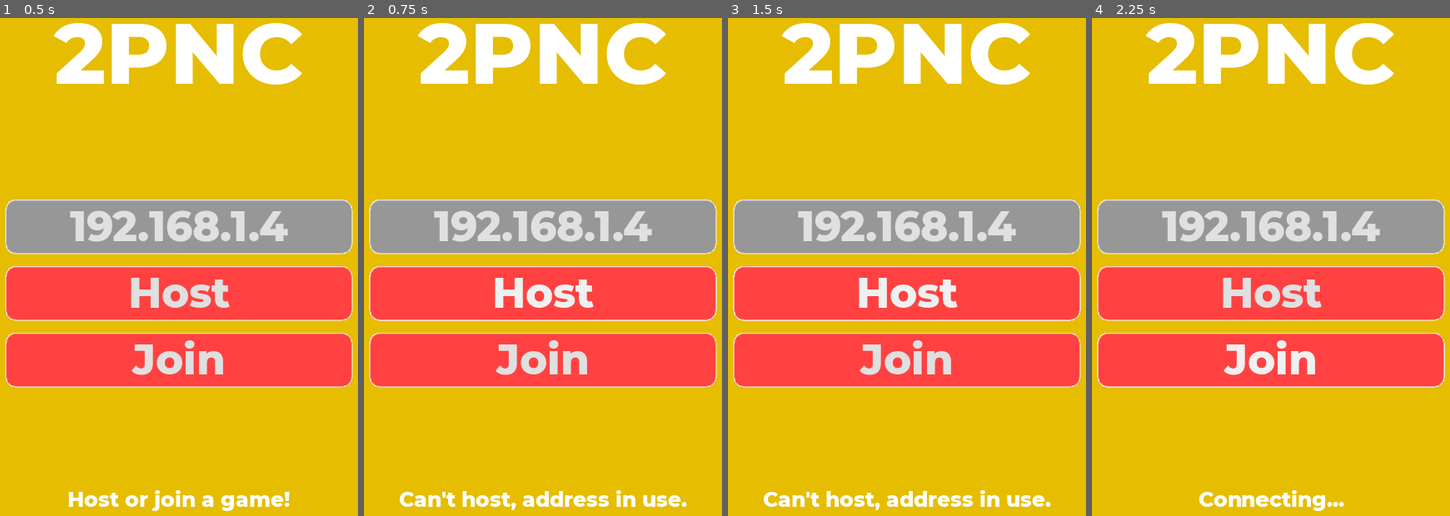
Above: before the commit, frames 1-4 (left to right).
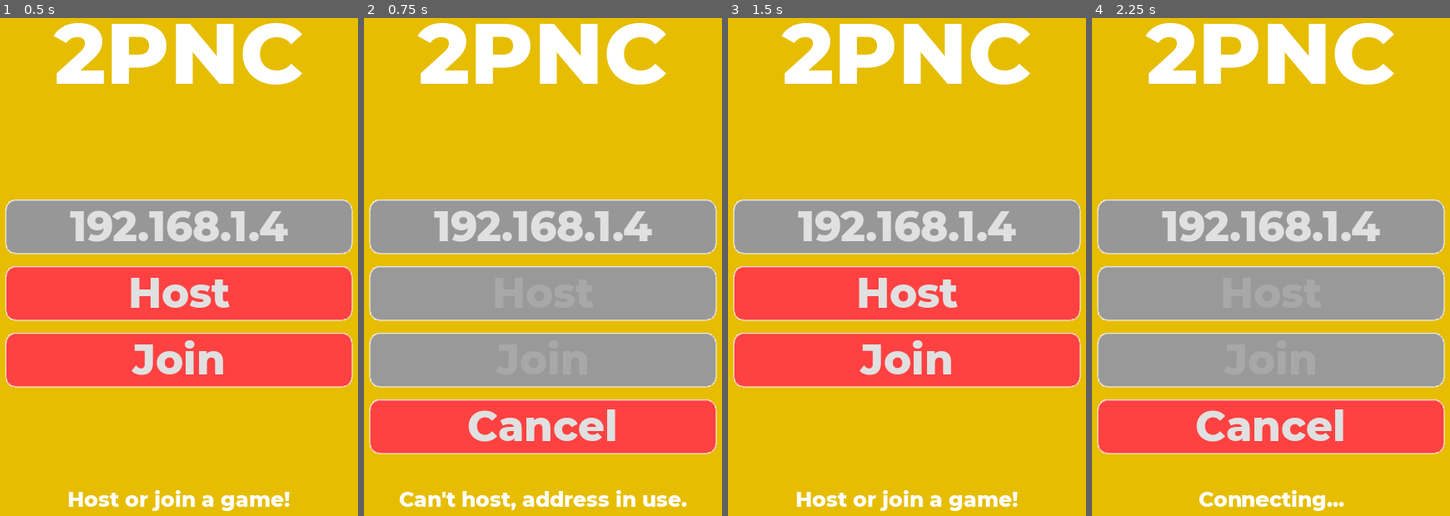
Above: after the commit, the same moments.

Repository: AnjayGoel/2PNC
Game: Godot game, scene res://welcome_screen.tscn
Same seed, same stepped clock (60 frames per second), same inputs: the game is played once before the commit and once after it.
Inputs (mouse positions are in pixels of both pictures, inside the frame that each line leads up to):
- Up to frame 1 (0.5 s): no input
- Up to frame 2 (0.75 s): click "Host" at 0.5 s
- Up to frame 3 (1.5 s): click (907, 426) at 1.25 s, where only the run after the commit has a clickable "Cancel"
- Up to frame 4 (2.25 s): click "Join" at 2 s

Frame 1 is identical in both runs. In frame 2, 32% of the frame differs, in the area x 1-99%, y 49-88%; in frame 3, 1.6%; in frame 4, 32%.

Commit message:
Fixed Buttons

Diff:
--- a/assets/themes/main_theme.tres
+++ b/assets/themes/main_theme.tres
@@ -3,7 +3,33 @@
 [ext_resource path="res://assets/themes/font_120.tres" type="DynamicFont" id=1]
 [ext_resource path="res://assets/themes/font_60.tres" type="DynamicFont" id=2]
 
-[sub_resource type="StyleBoxFlat" id=5]
+[sub_resource type="StyleBoxFlat" id=1]
+border_width_left = 4
+border_width_top = 4
+border_width_right = 4
+border_width_bottom = 4
+border_color = Color( 1, 1, 1, 1 )
+border_blend = true
+corner_radius_top_left = 30
+corner_radius_top_right = 30
+corner_radius_bottom_right = 30
+corner_radius_bottom_left = 30
+
+[sub_resource type="StyleBoxFlat" id=2]
+bg_color = Color( 0, 0, 0, 1 )
+border_width_left = 4
+border_width_top = 4
+border_width_right = 4
+border_width_bottom = 4
+border_color = Color( 1, 1, 1, 1 )
+border_blend = true
+corner_radius_top_left = 30
+corner_radius_top_right = 30
+corner_radius_bottom_right = 30
+corner_radius_bottom_left = 30
+
+[sub_resource type="StyleBoxFlat" id=3]
+bg_color = Color( 0, 0, 0, 1 )
 border_width_left = 4
 border_width_top = 4
 border_width_right = 4
@@ -28,8 +54,8 @@
 corner_radius_bottom_right = 30
 corner_radius_bottom_left = 30
 
-[sub_resource type="StyleBoxFlat" id=1]
-bg_color = Color( 1, 0.0705882, 0.0705882, 1 )
+[sub_resource type="StyleBoxFlat" id=5]
+bg_color = Color( 0.592157, 0.592157, 0.592157, 1 )
 border_width_left = 4
 border_width_top = 4
 border_width_right = 4
@@ -42,7 +68,7 @@
 corner_radius_bottom_left = 30
 
 [sub_resource type="StyleBoxFlat" id=6]
-bg_color = Color( 1, 0.254902, 0.254902, 1 )
+bg_color = Color( 0.592157, 0.592157, 0.592157, 1 )
 border_width_left = 4
 border_width_top = 4
 border_width_right = 4
@@ -55,7 +81,6 @@
 corner_radius_bottom_left = 30
 
 [sub_resource type="StyleBoxFlat" id=7]
-bg_color = Color( 0.592157, 0.592157, 0.592157, 1 )
 border_width_left = 4
 border_width_top = 4
 border_width_right = 4
@@ -68,31 +93,6 @@
 corner_radius_bottom_left = 30
 
 [sub_resource type="StyleBoxFlat" id=8]
-bg_color = Color( 0.592157, 0.592157, 0.592157, 1 )
-border_width_left = 4
-border_width_top = 4
-border_width_right = 4
-border_width_bottom = 4
-border_color = Color( 1, 1, 1, 1 )
-border_blend = true
-corner_radius_top_left = 30
-corner_radius_top_right = 30
-corner_radius_bottom_right = 30
-corner_radius_bottom_left = 30
-
-[sub_resource type="StyleBoxFlat" id=9]
-border_width_left = 4
-border_width_top = 4
-border_width_right = 4
-border_width_bottom = 4
-border_color = Color( 1, 1, 1, 1 )
-border_blend = true
-corner_radius_top_left = 30
-corner_radius_top_right = 30
-corner_radius_bottom_right = 30
-corner_radius_bottom_left = 30
-
-[sub_resource type="StyleBoxFlat" id=10]
 bg_color = Color( 0.901961, 0.741176, 0, 1 )
 border_width_left = 3
 border_width_top = 3
@@ -113,11 +113,11 @@
 Button/colors/font_color_pressed = Color( 1, 1, 1, 1 )
 Button/constants/hseparation = 2
 Button/fonts/font = ExtResource( 1 )
-Button/styles/disabled = SubResource( 5 )
-Button/styles/focus = SubResource( 4 )
-Button/styles/hover = SubResource( 1 )
-Button/styles/normal = SubResource( 6 )
-Button/styles/pressed = SubResource( 4 )
+Button/styles/disabled = SubResource( 1 )
+Button/styles/focus = SubResource( 2 )
+Button/styles/hover = SubResource( 3 )
+Button/styles/normal = SubResource( 4 )
+Button/styles/pressed = SubResource( 2 )
 LineEdit/colors/clear_button_color = Color( 0.88, 0.88, 0.88, 1 )
 LineEdit/colors/clear_button_color_pressed = Color( 1, 1, 1, 1 )
 LineEdit/colors/cursor_color = Color( 0.94, 0.94, 0.94, 1 )
--- a/game_list.tscn
+++ b/game_list.tscn
@@ -1,8 +1,7 @@
-[gd_scene load_steps=5 format=2]
+[gd_scene load_steps=4 format=2]
 
 [ext_resource path="res://assets/themes/main_theme.tres" type="Theme" id=1]
-[ext_resource path="res://assets/themes/ws_font_small.tres" type="DynamicFont" id=2]
-[ext_resource path="res://assets/themes/ws_font_2.tres" type="DynamicFont" id=3]
+[ext_resource path="res://assets/themes/font_120.tres" type="DynamicFont" id=2]
 [ext_resource path="res://game_list.gd" type="Script" id=4]
 
 [node name="GameList" type="Control"]
@@ -20,7 +19,7 @@
 anchor_bottom = 0.15
 margin_right = 40.0
 margin_bottom = 14.0
-custom_fonts/font = ExtResource( 3 )
+custom_fonts/font = ExtResource( 2 )
 text = "Select Game"
 align = 1
 __meta__ = {
@@ -34,7 +33,6 @@
 margin_left = 40.0
 margin_top = 10.0
 margin_right = -40.0
-custom_fonts/font = ExtResource( 2 )
 text = "Prisoners Dillema"
 __meta__ = {
 "_edit_use_anchors_": false
@@ -47,7 +45,6 @@
 margin_left = 40.0
 margin_top = 10.0
 margin_right = -40.0
-custom_fonts/font = ExtResource( 2 )
 text = "RockPaperScissor"
 __meta__ = {
 "_edit_use_anchors_": false
@@ -61,7 +58,6 @@
 margin_top = 10.0
 margin_right = -40.0
 rect_pivot_offset = Vector2( -2735.23, 779.588 )
-custom_fonts/font = ExtResource( 2 )
 text = "Shield Load Shoot"
 __meta__ = {
 "_edit_use_anchors_": false
@@ -75,7 +71,6 @@
 margin_top = 10.0
 margin_right = -40.0
 rect_pivot_offset = Vector2( -2735.23, 779.588 )
-custom_fonts/font = ExtResource( 2 )
 text = "Tick Tack Toe"
 __meta__ = {
 "_edit_use_anchors_": false
--- a/prisoners_dilemma.gd
+++ b/prisoners_dilemma.gd
@@ -12,14 +12,15 @@
 
 var p1_move = -1
 var p2_move =-1
-
+var p1_label = ""
+var p2_label = ""
 
 
 
 onready var round_label = $round
 onready var timer = $timer
-onready var you = $you
-onready var opp = $opp
+onready var last_play = $last_play
+onready var score = $score
 
 
 
@@ -33,7 +34,7 @@
 
 func _on_timer_timeout():
 	curr_time += 1
-	$timer.set_text("%d"%(wait_time-curr_time))
+	$timer.set_text("%d "%(wait_time-curr_time))
 	if curr_time == wait_time:
 		curr_time = 0
 		if get_tree().is_network_server():
@@ -53,16 +54,24 @@
 	print("Update Screen called")
 	round_label.set_text("%d"%curr_round)
 	if get_tree().is_network_server():
-		you.set_text("%d/%d"%[p1_last_score,p1_score])
-		opp.set_text("%d/%d"%[p2_last_score,p2_score])
+		score.set_text(" %d vs %d "%[p1_score,p2_score])
+		last_play.set_text("%s, %s"%[p1_label,p2_label])
 	else:
-		opp.set_text("%d/%d"%[p1_last_score,p1_score])
-		you.set_text("%d/%d"%[p2_last_score,p2_score])
+		score.set_text(" %d vs %d "%[p2_score,p1_score])
+		last_play.set_text("%s, %s"%[p2_label,p1_label])
 
 func update_state():
 	print("Update state called")
 	print("p1: %s, p2: %s"%[p1_move,p2_move])
 	if (p1_move>=0 and p2_move>=0):
+		if (p1_move==0):
+			p1_label = "Confess"
+		else:
+			p1_label = "Deny"
+		if(p2_move==0):
+			p2_label = "Confess"
+		else:
+			p2_label = "Deny"
 		#Confess,Confess
 		if(p1_move==0 and p2_move==0):
 			p1_score -=5
--- a/prisoners_dilemma.tscn
+++ b/prisoners_dilemma.tscn
@@ -7,6 +7,7 @@
 [sub_resource type="StyleBoxFlat" id=1]
 bg_color = Color( 1, 0.254902, 0.254902, 1 )
 border_width_left = 4
+border_width_top = 4
 border_width_right = 4
 border_width_bottom = 4
 border_color = Color( 1, 1, 1, 1 )
@@ -65,10 +66,10 @@
 }
 
 [node name="last_play" type="Label" parent="."]
-anchor_top = 0.52
+anchor_top = 0.5
 anchor_right = 1.0
 anchor_bottom = 0.57
-text = "Last Play: Confess, Deny"
+text = "Last Play: NA, NA"
 align = 1
 __meta__ = {
 "_edit_use_anchors_": false
@@ -97,14 +98,13 @@
 }
 
 [node name="loby" type="Button" parent="."]
-anchor_left = 0.5
+anchor_left = 0.7
 anchor_top = 0.9
-anchor_right = 1.0
-anchor_bottom = 1.0
-margin_left = 43.1748
-margin_right = -36.8252
-margin_bottom = -40.0
-text = " Lobby"
+anchor_right = 0.99
+anchor_bottom = 0.99
+size_flags_horizontal = 4
+size_flags_vertical = 4
+text = "End"
 __meta__ = {
 "_edit_use_anchors_": false
 }
--- a/utils.gd
+++ b/utils.gd
@@ -29,6 +29,7 @@
 
 
 func deferred_goto_scene(scene,hide=false):
+	print("scene: %s"%scene)
 	if hide:
 		current_scene.hide()
 	else:
--- a/welcome_screen.gd
+++ b/welcome_screen.gd
@@ -8,7 +8,9 @@
 onready var address = $address
 onready var host_button = $host
 onready var join_button = $join
+onready var cancel_button = $cancel
 onready var status = $status
+
 
 
 var peer = null
@@ -28,6 +30,7 @@
 
 # Callback from SceneTree.
 func _player_connected(_id):
+	print("Player Con")
 	hide()
 	Utils.add_scene("game_list")
 
@@ -70,11 +73,23 @@
 	_set_status(with_error, false)
 
 
+
+func _on_cancel_pressed ():
+	get_tree().set_network_peer(null)
+	host_button.set_disabled(false)
+	join_button.set_disabled(false)
+	cancel_button.hide()
+	_set_status("Host or join a game!",true)
+
 func _set_status(text, isok):
 	print(isok)
 	status.set_text(text)
 
 func _on_host_pressed():
+	print("Host Start")
+	cancel_button.show()
+	host_button.set_disabled(true)
+	join_button.set_disabled(true)
 	peer = NetworkedMultiplayerENet.new()
 	peer.set_compression_mode(NetworkedMultiplayerENet.COMPRESS_RANGE_CODER)
 	var err = peer.create_server(DEFAULT_PORT, 1) # Maximum of 1 peer, since it's a 2-player game.
@@ -82,17 +97,20 @@
 		# Is another server running?
 		_set_status("Can't host, address in use.",false)
 		return
-
 	get_tree().set_network_peer(peer)
-	host_button.set_disabled(true)
-	join_button.set_disabled(true)
+	print("Waiting")
 	_set_status("Connect to %s, Waiting for player..."%Utils.get_ip(), true)
 
 
 
 
 func _on_join_pressed():
+	print("Join Pressed")
+	cancel_button.show()
+	host_button.set_disabled(true)
+	join_button.set_disabled(true)
 	var ip = address.get_text()
+	print("Join --%s--"%ip)
 	if not ip.is_valid_ip_address():
 		_set_status("IP address is invalid", false)
 		return
--- a/welcome_screen.tscn
+++ b/welcome_screen.tscn
@@ -32,6 +32,8 @@
 anchor_bottom = 0.55
 margin_left = 40.0
 margin_right = -40.0
+focus_mode = 0
+enabled_focus_mode = 0
 text = "Host"
 __meta__ = {
 "_edit_use_anchors_": false
@@ -43,7 +45,23 @@
 anchor_bottom = 0.65
 margin_left = 40.0
 margin_right = -40.0
+focus_mode = 0
+enabled_focus_mode = 0
 text = "Join"
+__meta__ = {
+"_edit_use_anchors_": false
+}
+
+[node name="cancel" type="Button" parent="."]
+visible = false
+anchor_top = 0.75
+anchor_right = 1.0
+anchor_bottom = 0.75
+margin_left = 40.0
+margin_right = -40.0
+focus_mode = 0
+enabled_focus_mode = 0
+text = "Cancel"
 __meta__ = {
 "_edit_use_anchors_": false
 }
@@ -76,3 +94,4 @@
 
 [connection signal="pressed" from="host" to="." method="_on_host_pressed"]
 [connection signal="pressed" from="join" to="." method="_on_join_pressed"]
+[connection signal="pressed" from="cancel" to="." method="_on_cancel_pressed"]
Binary file changed: assets/gui/home.png
Not shown, added: assets/gui/home.png.import
Binary file added: assets/gui/home_small.png
Not shown, added: assets/gui/home_small.png.import
Not shown: 1 places in assets/themes/font_120.tres that only renumber resources
Not shown: 1 places in assets/themes/font_60.tres that only renumber resources
Not shown: 1 places in assets/themes/main_theme.tres that only renumber resources
Not shown, changed: export_presets.cfg
